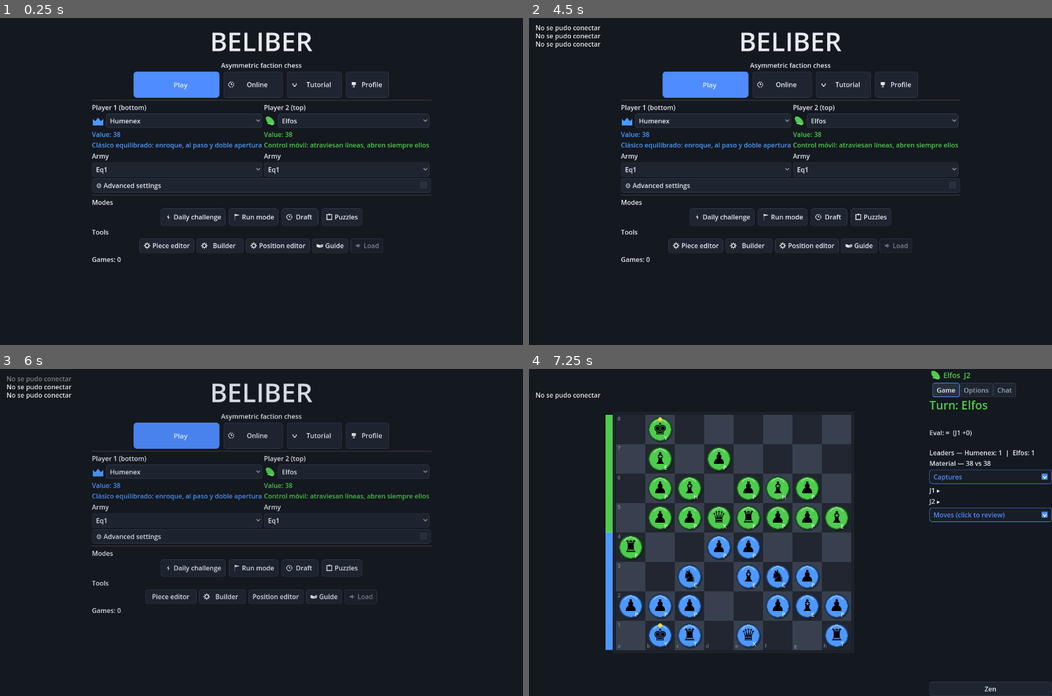
Above: before the commit, frames 1-4 (two rows, left to right).
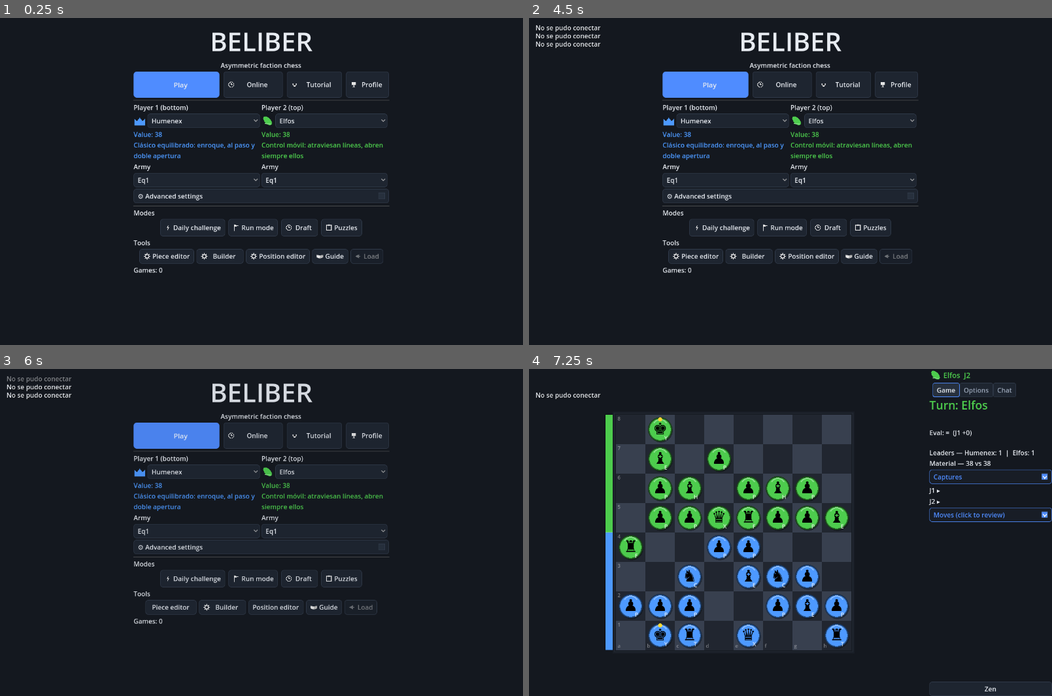
Above: after the commit, the same moments.

Repository: alesanfe/beliber
Game: Godot game, scene res://scenes/main.tscn
Two runs of this game, one before a commit and one after it. Both use one fixed random seed, a clock stepped at 60 frames per second and the inputs below.
Inputs (mouse positions are in pixels of both pictures, inside the frame that each line leads up to):
- Up to frame 1 (0.25 s): no input
- Up to frame 2 (4.5 s): click "Online" at 0.5 s; click (800, 148) at 1.27 s; type "Alex" at 1.35 s; click "Buscar rival" at 2 s; click "Buscar rival" at 2.75 s; click "Buscar rival" at 3.5 s; click "← Back" at 4.25 s
- Up to frame 3 (6 s): click "Profile" at 5 s; click "Volver" at 5.75 s
- Up to frame 4 (7.25 s): click "Play" at 6.5 s

The runs differ from the first frame. In frame 1, 4.4% of the frame differs, in the area x 17-83%, y 13-78%; in frame 2, 4.4%; in frame 3, 4.1%; in frame 4, nothing differs.

Commit message:
menú: descripciones de facción con wrap en su columna
Generated with Devin

Diff:
--- a/game/src/menu_screen.gd
+++ b/game/src/menu_screen.gd
@@ -109,8 +109,15 @@
 	grid.add_child(Control.new())
 
 	# valor del ejército (regla de equilibrio estilo Betza/CEO)
-	app.val_lbl0 = Widgets.lbl(""); grid.add_child(app.val_lbl0)
-	app.val_lbl1 = Widgets.lbl(""); grid.add_child(app.val_lbl1)
+	app.val_lbl0 = Widgets.lbl("")
+	app.val_lbl1 = Widgets.lbl("")
+	# la descripción de estilo va en la misma línea y se salía de su
+	# columna rozando la del rival — wrap para que quede contenida
+	for vl in [app.val_lbl0, app.val_lbl1]:
+		vl.autowrap_mode = TextServer.AUTOWRAP_WORD_SMART
+		vl.size_flags_horizontal = Control.SIZE_EXPAND_FILL
+	grid.add_child(app.val_lbl0)
+	grid.add_child(app.val_lbl1)
 	grid.add_child(Control.new())
 
 	grid.add_child(Widgets.lbl(Lang.t("MENU_TEAM")))
Not shown, changed: docs/assets/menu.png
Not shown, changed: docs/assets/postgame.png
Not shown, changed: docs/assets/puzzles.png
Not shown, changed: docs/assets/tutorial.png
